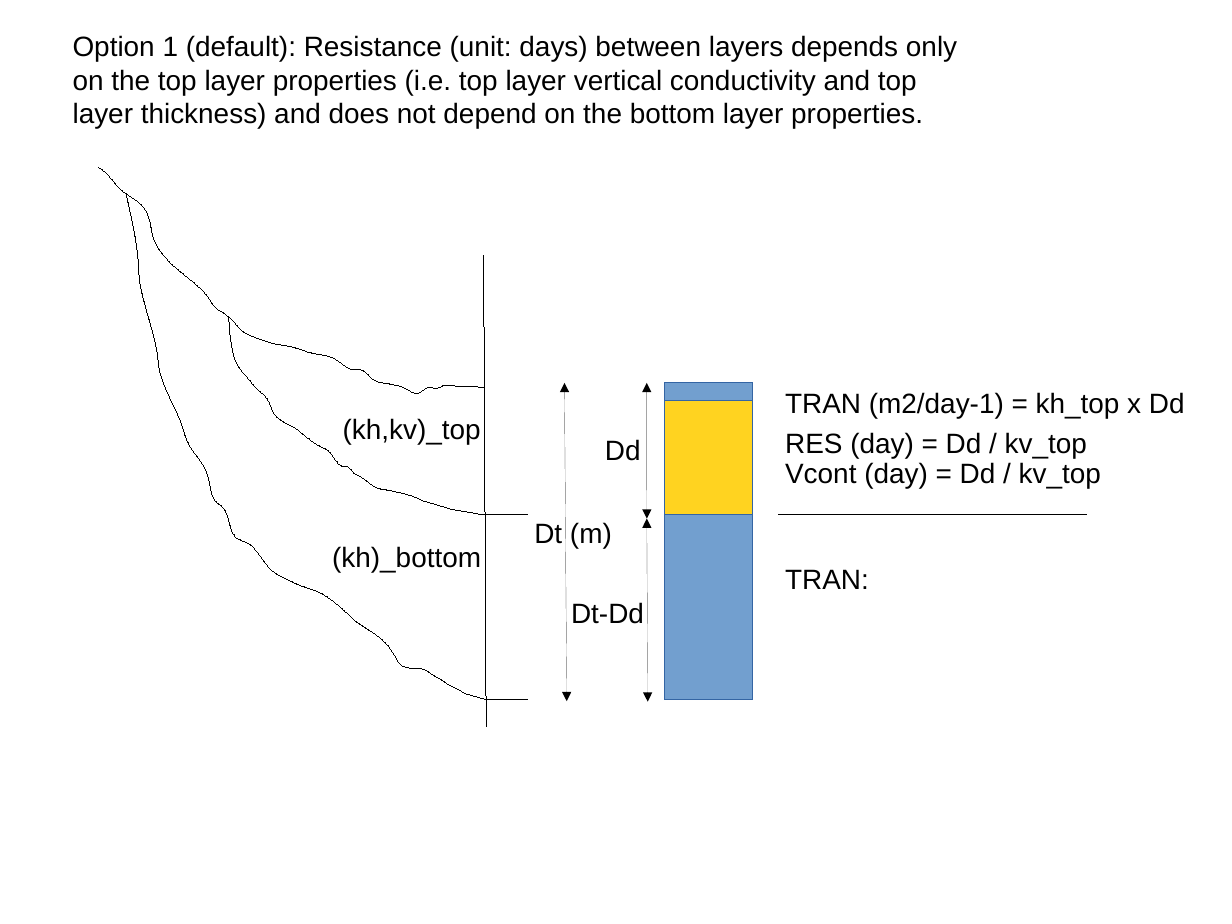
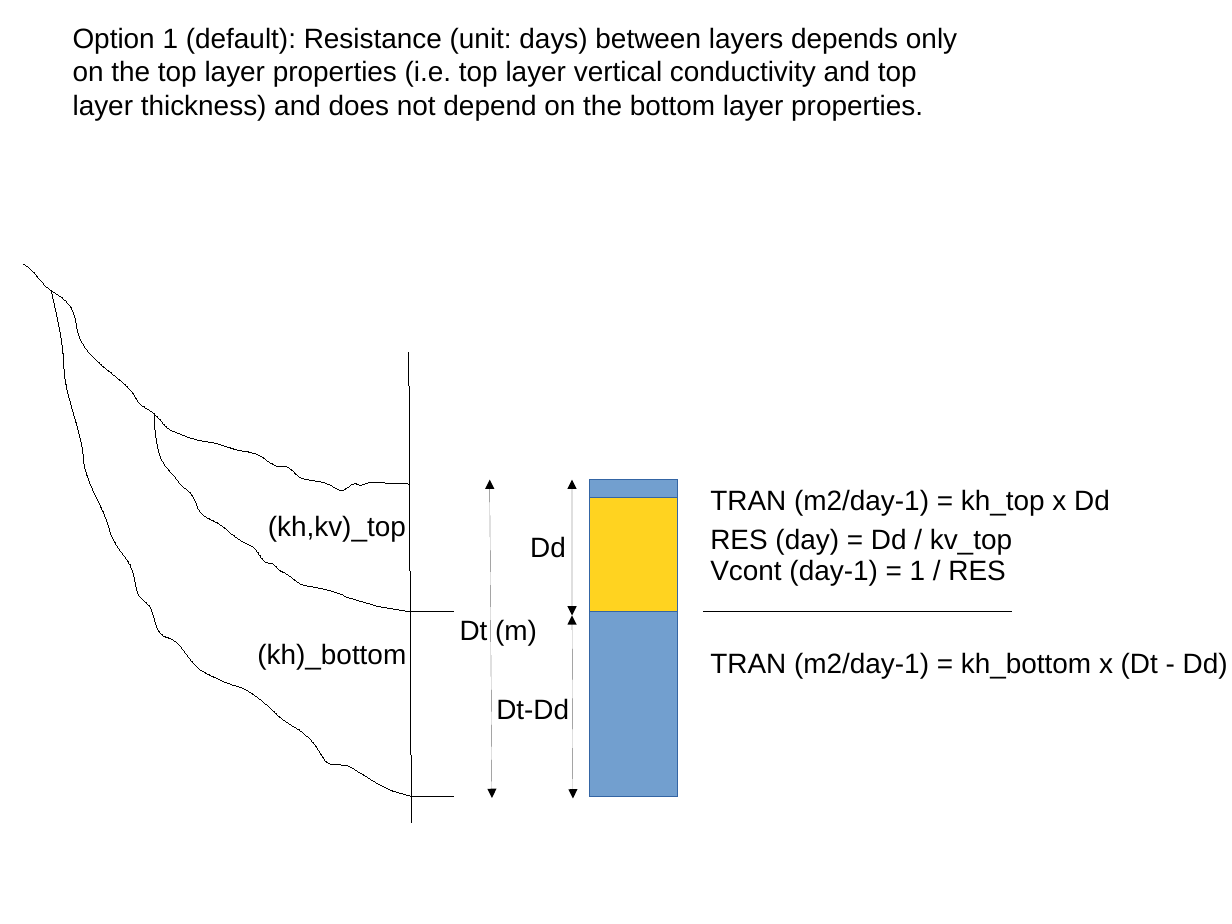
Before and after one commit to UU-Hydro/PCR-GLOBWB_model, a slide deck: slide 1 of model/schematization.odp. Drawn at 1232x924 pixels with LibreOffice and Linux fonts; fonts in the diff are those of the drawing. Boxes give left, top, right and bottom in pixels: in the first picture for what was removed or moved away, otherwise in the second. Text is boxed around its words. In the diff, an @@ line names an element or a change of style, - is before the commit and + after.

```diff
--- a/model/schematization.odp
+++ b/model/schematization.odp
@@ text "Option 1 (default): Resistance (unit: ...": place and size @@
-text "Option 1 (default): Resistance (unit: ..." at <box>73,35,957,129</box>
+text "Option 1 (default): Resistance (unit: ..." at <box>73,27,957,120</box>
@@ freeform shape: place and size @@
-freeform shape at <box>126,193,529,700</box>
+freeform shape at <box>51,291,454,797</box>
@@ double arrow removed from (647, 383) to (647, 519) @@
@@ freeform shape: place and size @@
-freeform shape at <box>229,316,529,514</box>
+freeform shape at <box>154,414,454,612</box>
@@ text removed at <box>785,462,1101,489</box> @@
-Vcont (day) = Dd / kv_top
@@ double arrow added from (490, 480) to (492, 798), #000000 0 pt @@
@@ double arrow moved from (565, 383) - (567, 701) to (572, 480) - (572, 616) @@
@@ text added at <box>710,559,1005,585</box>, 18 pt, text #000000 @@
+Vcont (day-1) = 1 / RES
@@ text removed at <box>785,569,869,589</box> @@
-TRAN:
@@ 7 texts, 3 rectangles, 2 lines, 1 freeform shape, 1 double arrow: place and size @@
-7 texts, 3 rectangles, 2 lines, 1 freeform shape, 1 double arrow at <box>98,168,1185,727</box>
+7 texts, 3 rectangles, 2 lines, 1 freeform shape, 1 double arrow at <box>23,264,1110,823</box>
@@ text added at <box>710,652,1228,678</box>, 18 pt, text #000000 @@
+TRAN (m2/day-1) = kh_bottom x (Dt - Dd)
```
Also in this commit, not shown: 1 other file.
